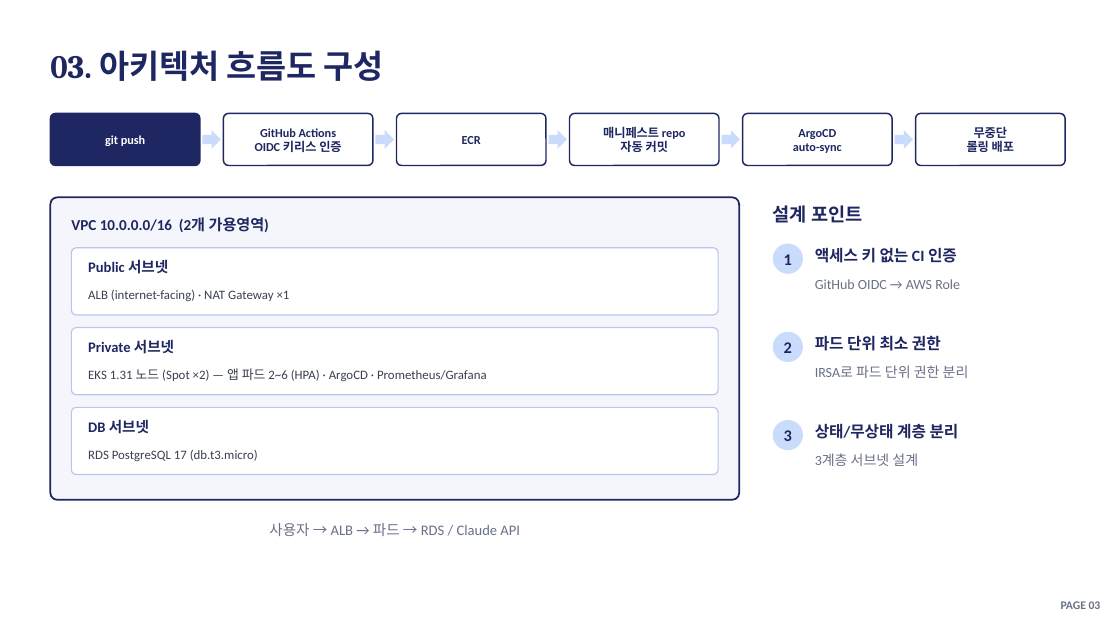
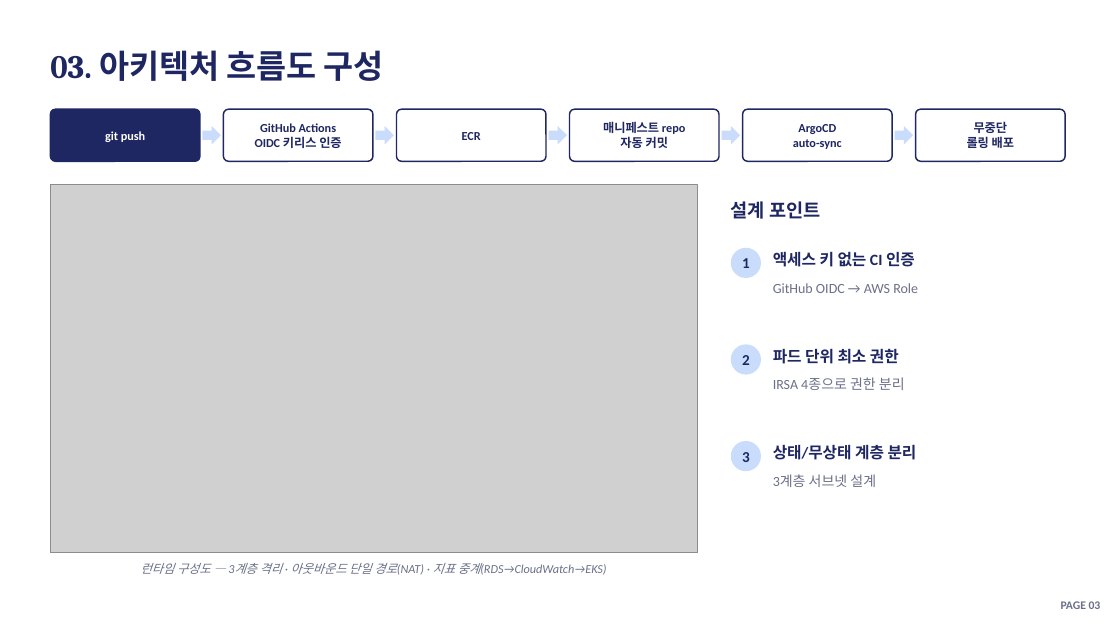
Before and after one commit to soc05272/eks-gitops-portfolio, a slide deck: slide 5 of docs/presentation.pptx. Drawn at 1120x630 pixels with LibreOffice and Linux fonts; fonts in the diff are those of the drawing; grey boxes stand for pictures. Boxes give left, top, right and bottom in pixels: in the first picture for what was removed or moved away, otherwise in the second. Text is boxed around its words. In the diff, an @@ line names an element or a change of style, - is before the commit and + after.

```diff
--- a/docs/presentation.pptx
+++ b/docs/presentation.pptx
@@ 6 texts, 6 rounded rectangles, 5 right arrows: place and size @@
-6 texts, 6 rounded rectangles, 5 right arrows at <box>50,113,1065,166</box>
+6 texts, 6 rounded rectangles, 5 right arrows at <box>50,109,1065,161</box>
@@ rounded rectangle removed at <box>50,197,739,500</box> @@
@@ picture added at <box>50,185,697,553</box> @@
@@ text "설계 포인트": place and size @@
-text "설계 포인트" at <box>773,205,862,223</box>
+text "설계 포인트" at <box>731,201,820,219</box>
@@ text removed at <box>71,217,269,232</box> @@
-VPC 10.0.0.0/16 (2개 가용영역)
@@ rounded rectangle removed at <box>71,248,718,315</box> @@
@@ text removed at <box>88,259,168,274</box> @@
-Public 서브넷
@@ text "1": place and size @@
-text "1" at <box>784,254,792,265</box>
+text "1" at <box>742,258,750,268</box>
@@ ellipse: place and size @@
-ellipse at <box>773,244,803,274</box>
+ellipse at <box>731,248,761,278</box>
@@ text "액세스 키 없는 CI 인증": place and size @@
-text "액세스 키 없는 CI 인증" at <box>815,247,957,263</box>
+text "액세스 키 없는 CI 인증" at <box>773,251,915,267</box>
@@ text removed at <box>88,290,290,301</box> @@
-ALB (internet-facing) · NAT Gateway ×1
@@ text "GitHub OIDC → AWS Role": place and size @@
-text "GitHub OIDC → AWS Role" at <box>815,279,960,289</box>
+text "GitHub OIDC → AWS Role" at <box>773,283,918,293</box>
@@ rounded rectangle removed at <box>71,328,718,395</box> @@
@@ text removed at <box>88,339,174,354</box> @@
-Private 서브넷
@@ text "2": place and size @@
-text "2" at <box>784,342,792,353</box>
+text "2" at <box>742,355,750,365</box>
@@ ellipse: place and size @@
-ellipse at <box>773,332,803,362</box>
+ellipse at <box>731,344,761,375</box>
@@ text "파드 단위 최소 권한": place and size @@
-text "파드 단위 최소 권한" at <box>815,335,941,351</box>
+text "파드 단위 최소 권한" at <box>773,348,899,364</box>
@@ text removed at <box>88,368,487,381</box> @@
-EKS 1.31 노드 (Spot ×2) — 앱 파드 2~6 (HPA) · ArgoCD · Prometheus/Grafana
@@ text at <box>773,377,905,390</box>: text changed @@
-IRSA로 파드 단위 권한 분리
+IRSA 4종으로 권한 분리
@@ rounded rectangle removed at <box>71,408,718,475</box> @@
@@ text removed at <box>88,419,149,434</box> @@
-DB 서브넷
@@ size 14 to 13 pt in 3 elements at <box>742,258,750,268</box>, <box>742,355,750,365</box>, <box>742,452,750,462</box> @@
@@ text "3": place and size @@
-text "3" at <box>784,430,792,441</box>
+text "3" at <box>742,452,750,462</box>
@@ ellipse: place and size @@
-ellipse at <box>773,420,803,450</box>
+ellipse at <box>731,441,761,471</box>
@@ text "상태/무상태 계층 분리": place and size @@
-text "상태/무상태 계층 분리" at <box>815,423,959,439</box>
+text "상태/무상태 계층 분리" at <box>773,444,917,460</box>
@@ text removed at <box>88,450,258,461</box> @@
-RDS PostgreSQL 17 (db.t3.micro)
@@ text "3계층 서브넷 설계": place and size @@
-text "3계층 서브넷 설계" at <box>815,453,918,466</box>
+text "3계층 서브넷 설계" at <box>773,474,876,487</box>
@@ text removed at <box>269,523,520,536</box> @@
-사용자 → ALB → 파드 → RDS / Claude API
@@ text added at <box>141,563,606,575</box>, 10.5 pt, text #6B7089, italic @@
+런타임 구성도 — 3계층 격리 · 아웃바운드 단일 경로(NAT) · 지표 중계(RDS→CloudWatch→EKS)
```
Also in this commit, not shown: 2 other files.
